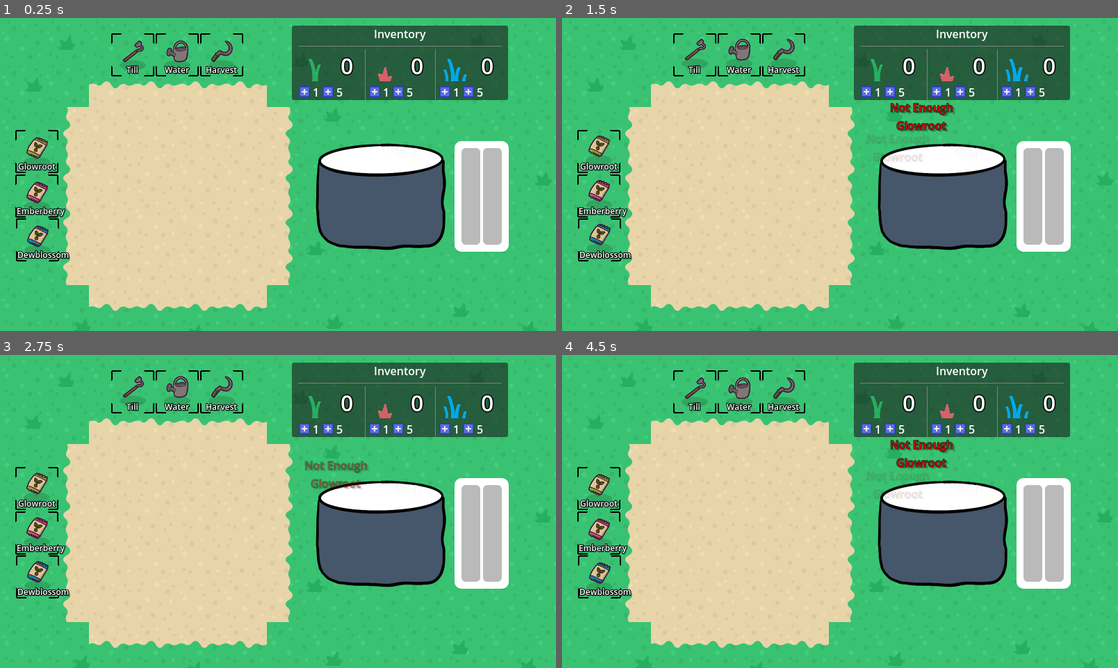
Above: before the commit, frames 1-4 (two rows, left to right).
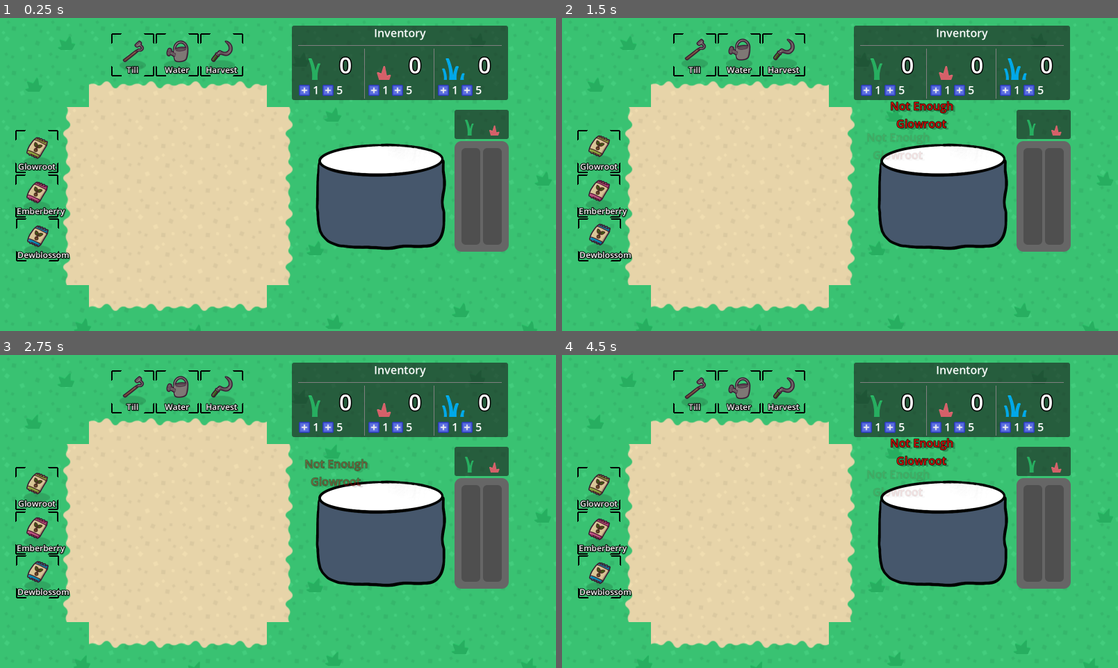
Above: after the commit, the same moments.

Repository: KurzweilTV/godotwild79
Game: Godot game, scene res://gameboard/Main.tscn
Same seed, same stepped clock (60 frames per second), same inputs: the game is played once before the commit and once after it.
Inputs (mouse positions are in pixels of both pictures, inside the frame that each line leads up to; where the layout moved, square brackets give the same spot in the first picture):
- Up to frame 1 (0.25 s): no input
- Up to frame 2 (1.5 s): click (867, 89) [867, 93] at 0.5 s; click (890, 89) [890, 93] at 1.25 s
- Up to frame 3 (2.75 s): click (305, 426) [305, 430] at 2 s
- Up to frame 4 (4.5 s): click (890, 426) [890, 430] at 2.75 s; click (867, 426) [867, 430] at 3.5 s; click (890, 426) [890, 430] at 4.25 s

The runs differ from the first frame. In frame 1, 6.3% of the frame differs, in the area x 3-92%, y 3-94%; in frame 2, 6.9%; in frame 3, 6.7%; in frame 4, 6.9%.

Commit message:
Cauldron and project tweaks

Diff:
--- a/gameboard/cauldron/Cauldron.tscn
+++ b/gameboard/cauldron/Cauldron.tscn
@@ -5,7 +5,7 @@
 [ext_resource type="Texture2D" uid="uid://dmd6ijv1sch0n" path="res://gameboard/cauldron/art/prototype_cauldron_liquid.png" id="1_rjscg"]
 
 [sub_resource type="StyleBoxFlat" id="StyleBoxFlat_f7bjt"]
-bg_color = Color(1, 1, 1, 1)
+bg_color = Color(0.400698, 0.400698, 0.400698, 1)
 border_blend = true
 corner_radius_top_left = 10
 corner_radius_top_right = 10
@@ -38,6 +38,34 @@
 position = Vector2(0, 0.5)
 scale = Vector2(0.5, 0.5)
 texture = ExtResource("1_0tuof")
+
+[node name="Panel" type="PanelContainer" parent="."]
+offset_left = 105.0
+offset_top = -119.0
+offset_right = 183.0
+offset_bottom = -77.0
+
+[node name="MarginContainer" type="MarginContainer" parent="Panel"]
+layout_mode = 2
+theme_override_constants/margin_left = 5
+theme_override_constants/margin_top = 5
+theme_override_constants/margin_right = 5
+theme_override_constants/margin_bottom = 5
+
+[node name="HBoxContainer" type="HBoxContainer" parent="Panel/MarginContainer"]
+layout_mode = 2
+
+[node name="Texture1" type="TextureRect" parent="Panel/MarginContainer/HBoxContainer"]
+unique_name_in_owner = true
+layout_mode = 2
+size_flags_horizontal = 3
+expand_mode = 1
+
+[node name="Texture2" type="TextureRect" parent="Panel/MarginContainer/HBoxContainer"]
+unique_name_in_owner = true
+layout_mode = 2
+size_flags_horizontal = 3
+expand_mode = 1
 
 [node name="Mixbars" type="PanelContainer" parent="."]
 offset_left = 105.0
--- a/gameboard/cauldron/scripts/cauldron.gd
+++ b/gameboard/cauldron/scripts/cauldron.gd
@@ -5,12 +5,19 @@
 @onready var liquid: Sprite2D = $Liquid
 @onready var ingredient_1: ProgressBar = %Ingredient1
 @onready var ingredient_2: ProgressBar = %Ingredient2
+@onready var texture_1: TextureRect = %Texture1
+@onready var texture_2: TextureRect = %Texture2
 
 const DEWBLOSSOM = preload("res://crops/resources/dewblossom.tres")
 const EMBERBERRY = preload("res://crops/resources/emberberry.tres")
 const GLOWROOT = preload("res://crops/resources/glowroot.tres")
 
 var cook_slots: Dictionary = {}
+
+func _process(delta: float) -> void:
+	if current_mixture:
+		texture_1.texture = current_mixture.ingredient_1.sprite
+		texture_2.texture = current_mixture.ingredient_2.sprite
 
 func update_liquid_color():
 	var total_quantity = 0
@@ -38,7 +45,7 @@
 		elif ingredient == current_mixture.ingredient_2:
 			slot_key = "ingredient_2"
 		else:
-			GlobalCursor.float_text("Invalid ingredient for this mixture", Color.RED)
+			GlobalCursor.float_text("Invalid\ningredient", Color.RED)
 			return
 
 	if slot_key in cook_slots and cook_slots[slot_key].get("count", 0) >= cook_slots[slot_key].get("required", 9999):
@@ -78,6 +85,8 @@
 	liquid.modulate = Color(1, 1, 1, 1)  # Reset color to default
 	ingredient_1.value = 0
 	ingredient_2.value = 0
+	texture_1.texture = null
+	texture_2.texture = null
 
 
 
--- a/project.godot
+++ b/project.godot
@@ -26,11 +26,14 @@
 
 [display]
 
-window/size/viewport_width=800
-window/size/viewport_height=450
+window/size/viewport_width=1600
+window/size/viewport_height=900
 window/stretch/mode="canvas_items"
+window/stretch/scale=2.0
+window/stretch/scale_mode="integer"
 mouse_cursor/custom_image="uid://d05rlc7f7b14n"
-mouse_cursor/custom_image_hotspot=Vector2(10, 0)
+mouse_cursor/custom_image_hotspot=Vector2(20, 10)
+mouse_cursor/tooltip_position_offset=Vector2(10, 20)
 
 [file_customization]
 
